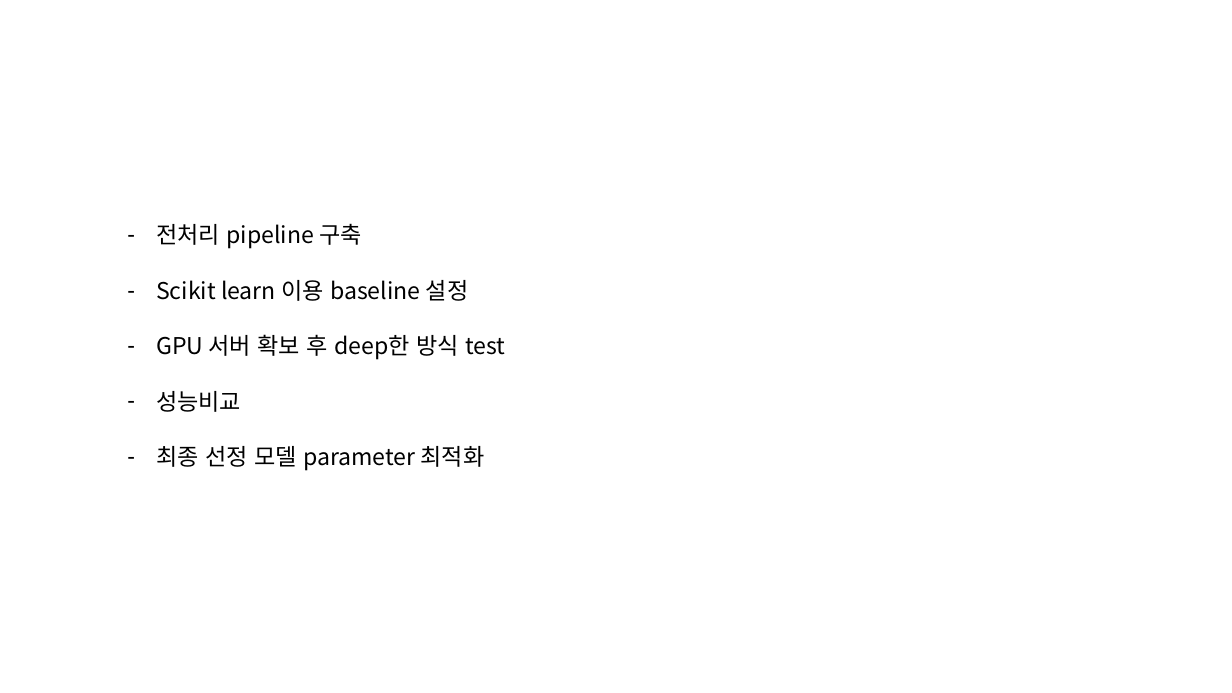
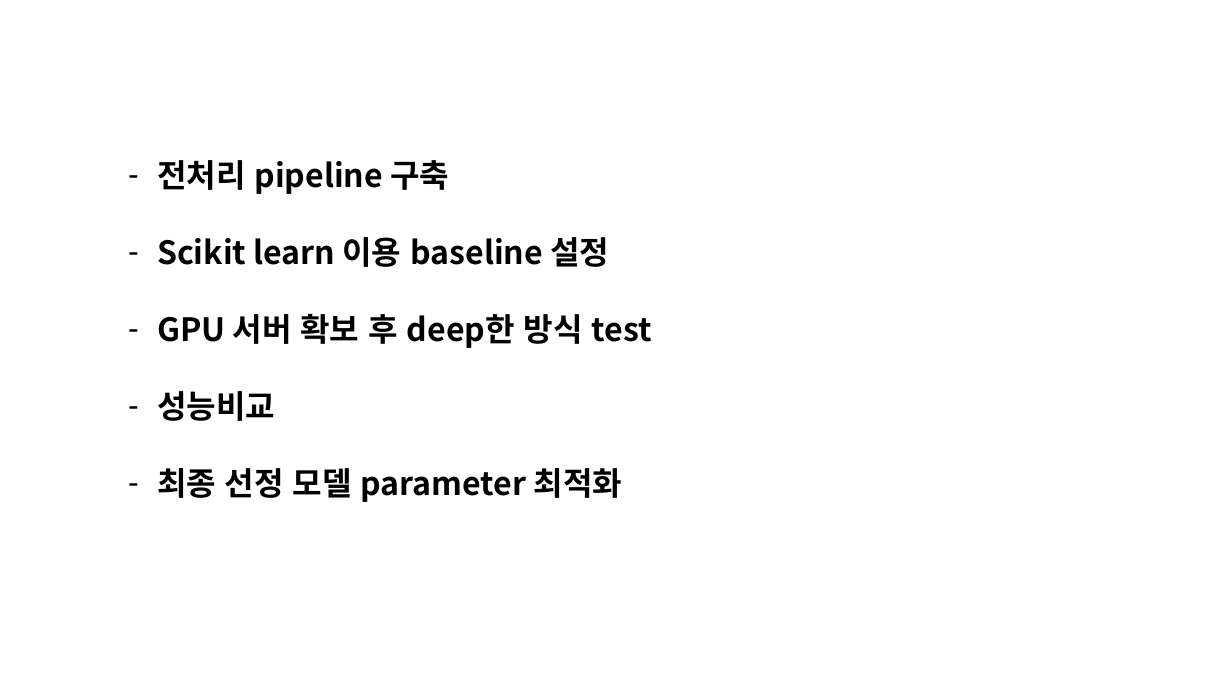
Before and after one commit to 100jy/anomaly-research, a slide deck: slide 31 of fraud_detection.pptx. Drawn at 1232x693 pixels with LibreOffice and Linux fonts; fonts in the diff are those of the drawing. Boxes give left, top, right and bottom in pixels: in the first picture for what was removed or moved away, otherwise in the second. Text is boxed around its words. In the diff, an @@ line names an element or a change of style, - is before the commit and + after.

```diff
--- a/fraud_detection.pptx
+++ b/fraud_detection.pptx
@@ text "전처리 pipeline 구축": place and size @@
-text "전처리 pipeline 구축" at box(156, 223, 505, 471)
+text "전처리 pipeline 구축" at box(157, 160, 652, 502)
@@ text "전처리 pipeline 구축" at box(157, 160, 652, 502): size 18 to 25 pt, bold on @@
```
Also in this commit, not shown: 13 other slides changed.
